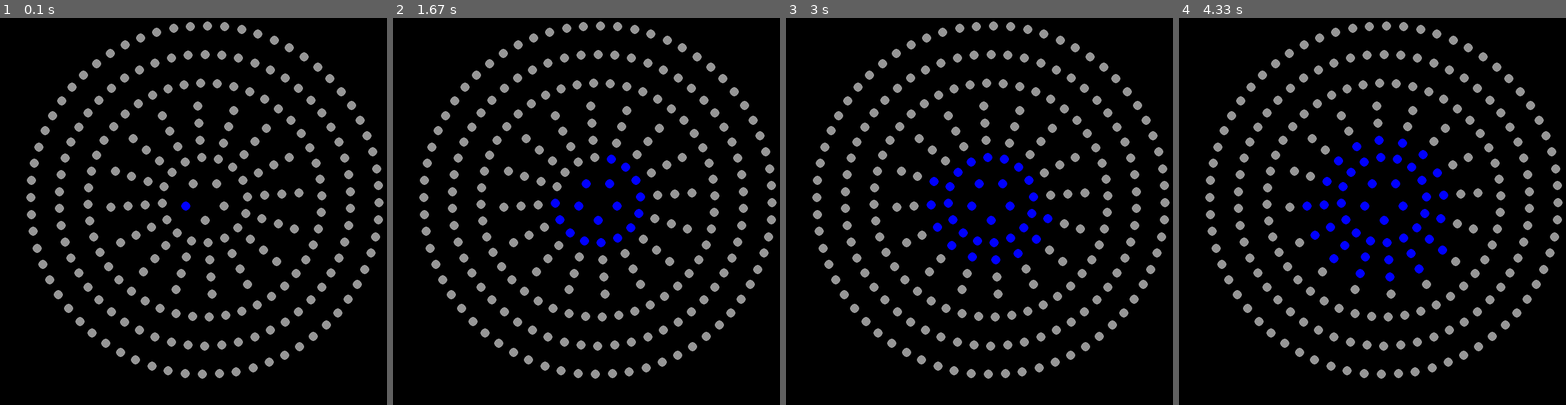
Above: before the commit, frames 1-4 (left to right).
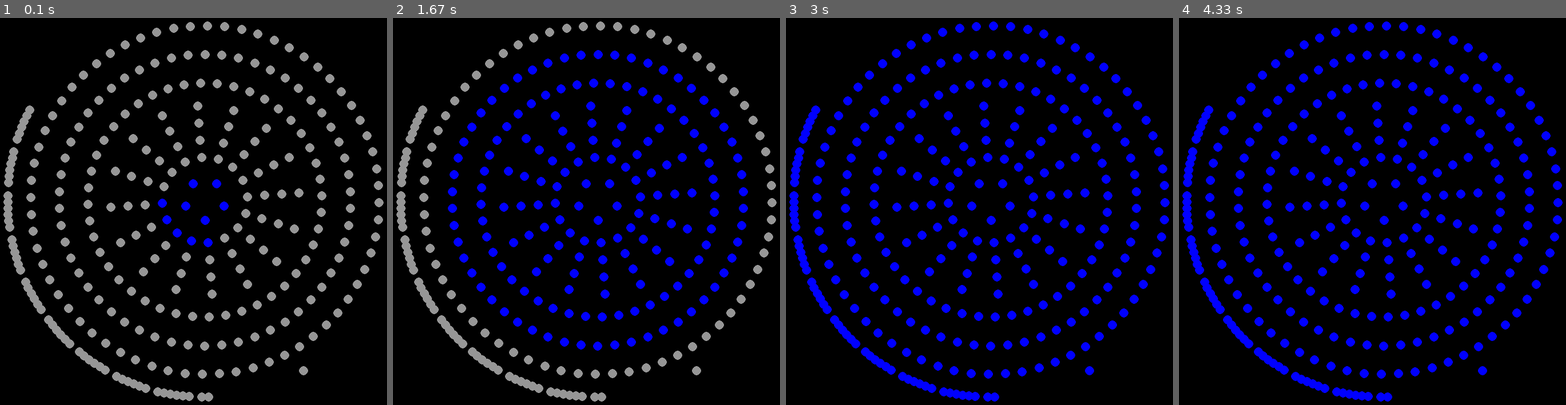
Above: after the commit, the same moments.

Repository: copacetic/edulux
Game: pygame game, started from kid.py
Two runs of this game, one before a commit and one after it. Both use one fixed random seed, a clock stepped at 60 frames per second and the inputs below. The source is Python 2; it was converted automatically to run under Python 3.
Inputs:
- Up to frame 1 (0.1 s): no input
- Up to frame 2 (1.67 s): no input
- Up to frame 3 (3 s): no input
- Up to frame 4 (4.33 s): no input

The runs differ from the first frame. In frame 1, 2.4% of the frame differs, in the area x 0-80%, y 22-100%; in frame 2, 8.2%; in frame 3, 10%, in the area x 0-100%, y 0-100%; in frame 4, 9.7%.

Commit message:
completing fountain

Diff:
--- a/kid.py
+++ b/kid.py
@@ -8,6 +8,6 @@
 
 for i in range(allgroup.length()):
     allgroup[i].set_color((0,0,255))
-    time.sleep(0.1)
+    time.sleep(0.01)
 
 sim.keep_run()
--- a/pygame_test.py
+++ /dev/null
@@ -1,68 +0,0 @@
-
-import sys, pygame, random, math
-random.seed()
-pygame.init()
-pygame.font.init()
-from pygame.locals import *
-
-now = pygame.time.get_ticks()
-
-size = width,height = 800,600
-
-c_green = 0,255,0
-c_red = 255,0,0
-c_blue = 0,0,255
-c_white = 255,255,255
-c_black = 0,0,0
-
-class Light:
-    def __init__(self, color, pos, radius, id_code):
-        self.color = color
-        self.pos = pos
-        self.radius = radius
-        self.id_code = id_code
-
-    def set_color(color):
-        self.color = color
-
-    def draw():
-        pygame.draw.circ
-def compute_rings():
-
-def compute_lights():
-
-def draw_rings():
-
-def draw_lights():
-
-def draw_diagram():
-    draw_lights()
-    draw_rings()
-
-if __name__ == "__main__":
-
-    screen = pygame.display.set_mode(size)
-    pygame.display.set_caption("Fountain Simulation")
-
-
-    cont = True
-    pos=[100,100]
-    while cont:
-        start_time = pygame.time.get_ticks()
-        for event in pygame.event.get():
-            if event.type == pygame.QUIT: cont = False;
-        screen.fill(c_black)
-
-        pos[0]=200
-        pos[1]=200
-        pygame.draw.circle(screen, c_green, tuple(pos), 100)
-        angle = 360/8
-        radians = math.radians(angle)
-        for circle_number in range (8):
-            x = 100*math.cos(radians*circle_number) + 200
-            y = 100*math.sin(radians*circle_number) + 200
-            pygame.draw.circle(screen, c_red, (int(x),int(y)),10)
-
-        pygame.display.flip()
-
-    pygame.quit()
--- a/simulator.py
+++ b/simulator.py
@@ -14,7 +14,7 @@
 c_lightgrey = 150,150,150
 
 pos=[100,100]
-radius_array = [30,40,30,30,30,40,50,50]
+radius_array = [30,40,30,30,30,40,50,50,40]
 size = width,height = 900,800
 center = width/2,height/2
 pygame.display.set_caption("Fountain Simulation")
@@ -92,7 +92,9 @@
     ring_five_difference = (108-65, 210.7, 2)
     ring_six_difference = (54-1, 210, 3)
     ring_seven_difference = (64-1, 209, 2)
-    ring_array = [ring_zero_difference, ring_one_difference, ring_two_difference, ring_three_difference, ring_four_difference, ring_five_difference, ring_six_difference, ring_seven_difference]
+    ring_eight_difference = (118-53, 209, 1, 30,60)
+    ring_nine_difference = (52-25, 150, 1, 8.57, 81.43)
+    ring_array = [ring_zero_difference, ring_one_difference, ring_two_difference, ring_three_difference, ring_four_difference, ring_five_difference, ring_six_difference, ring_seven_difference, ring_eight_difference, ring_nine_difference]
     light_id = 0
     count3 = 107
     count2 = 124
@@ -100,9 +102,18 @@
     for ring_number in range (number_of_rings):
         number_of_lights = ring_array[ring_number][0]+ 1
         for light_number in range (number_of_lights):
-            radians = -math.radians(360.0*light_number/number_of_lights) + math.radians(ring_array[ring_number][1])
-            x = (ring_thickness/2 + radius_array[ring_number])*math.cos(radians) + center[0]
-            y = (ring_thickness/2 + radius_array[ring_number])*math.sin(radians) + center[1]
+            if ring_number > 7:
+                print 360.0*light_number/(ring_array[ring_number][0]*12/4)
+                radians = -math.radians(360.0*light_number/(ring_array[ring_number][0]*12/4)) + math.radians(ring_array[ring_number][1])
+                acc_angle = 0
+                if light_number%7 == 0:
+                    acc_angle = math.radians(60) - radians
+                x = (ring_thickness/2 + radius_array[ring_number])*math.cos(radians+acc_angle) + center[0]
+                y = (ring_thickness/2 + radius_array[ring_number])*math.sin(radians+acc_angle) + center[1]
+            else:
+                radians = -math.radians(360.0*light_number/number_of_lights) + math.radians(ring_array[ring_number][1])
+                x = (ring_thickness/2 + radius_array[ring_number])*math.cos(radians) + center[0]
+                y = (ring_thickness/2 + radius_array[ring_number])*math.sin(radians) + center[1]
             uni_number = ring_array[ring_number][2]
             if uni_number == 3:
                 light_list.append(Light((int(x),int(y)), light_radius, light_id, uni_number, count3))
@@ -113,6 +124,7 @@
             else:
                 light_list.append(Light((int(x),int(y)), light_radius, light_id, uni_number, count1))
                 count1 -= 1
+
             light_id += 1
 
 def draw_lights():
@@ -120,7 +132,7 @@
         light = light_list[i]
         light.draw()
 
-def draw_diagram(first_radius, ring_thickness, number_of_rings, light_radius, radius_array):
+def draw_diagram(ring_thickness, number_of_rings, light_radius, radius_array):
     for i in range(1,number_of_rings):
         radius_array[i] += radius_array[i-1]
     if showRings:
@@ -137,7 +149,7 @@
     if should_show_numb:
         showNumb = True
 
-    draw_diagram(30,10,8,8,radius_array)
+    draw_diagram(10,len(radius_array),8,radius_array)
     pygame.display.flip()
 
 def keep_run():
Not shown, removed: README.md
